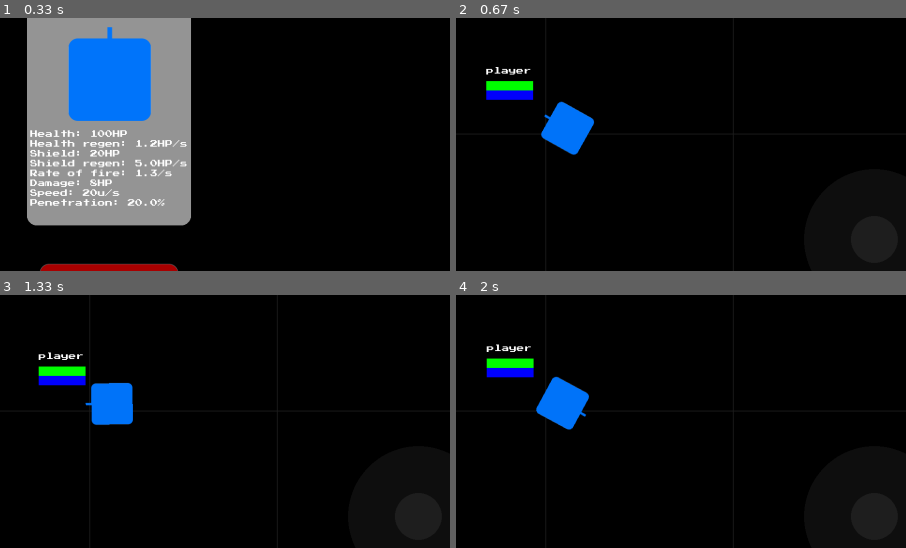
Above: before the commit, frames 1-4 (two rows, left to right).
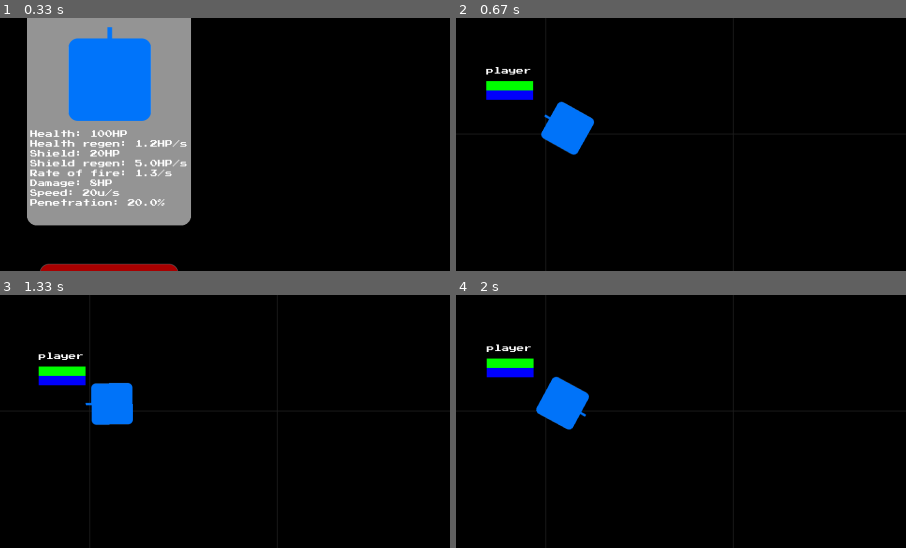
Above: after the commit, the same moments.

Repository: CaptainDeathead/ShapeRoyale
Game: pygame game, started from main.py
Two runs of this game, one before a commit and one after it. Both use one fixed random seed, a clock stepped at 60 frames per second and the inputs below.
Inputs (mouse positions are % of the whole screen's width and height, from its top left):
- Up to frame 1 (0.33 s): no input
- Up to frame 2 (0.67 s): tap Enter at 0.33 s
- Up to frame 3 (1.33 s): click "player" at 0.72 s; hold Right from 1 s (still down); move the mouse to (26, 51) at 1.03 s; tap Space at 1.07 s
- Up to frame 4 (2 s): tap Space at 1.37, 1.62, 1.95 s; release Right at 1.47 s; hold Up 1.55-1.85 s; move the mouse to (19, 35) at 1.58 s; hold Right from 1.88 s (still down); move the mouse to (87, 85) at 1.92 s
The pictures show only the part of the screen within x 38-88%, y 28-78%; the shares and areas given below are measured in that part.

Frame 1 is identical in both runs. In frame 2, 1.5% of the frame differs, in the area x 87-99%, y 78-97%; in frame 3, 1.5%; in frame 4, 1.5%.

Commit message:
Remove aim joystick, exit on touchinput test

Diff:
--- a/main.py
+++ b/main.py
@@ -328,7 +328,7 @@
         self.has_done_bonus_powerups = False
 
         self.movement_joystick = TouchJoystick(self.screen, (300, self.screen.height - 300))
-        self.aim_joystick = TouchJoystick(self.screen, (self.screen.width - 300, self.screen.height - 300))
+        #self.aim_joystick = TouchJoystick(self.screen, (self.screen.width - 300, self.screen.height - 300))
 
         #self.leaderboard = Leaderboard(self.screen, self.manager, [self.player_lb_info(player) for player in self.players])
         #self.leaderboard.window.hide()
@@ -853,9 +853,9 @@
                     self.player.move_down(self.movement_joystick.joy_y * dt)
                     self.player.rotation = -self.movement_joystick.joy_angle - 90
 
-                if self.aim_joystick.joy_x != 0 or self.aim_joystick.joy_y != 0:
-                    self.player.rotation = -self.aim_joystick.joy_angle - 90
-                    self.player.shoot()
+                #if self.aim_joystick.joy_x != 0 or self.aim_joystick.joy_y != 0:
+                #    self.player.rotation = -self.aim_joystick.joy_angle - 90
+                #    self.player.shoot()
 
                 if self.client is not None:
                     if not self.spectating:
@@ -1086,7 +1086,7 @@
             self.screen.blit(self.minimap_surf, (self.WIDTH - 250, 50))
 
             self.movement_joystick.draw(fingermotion_events)
-            self.aim_joystick.draw(fingermotion_events)
+            #self.aim_joystick.draw(fingermotion_events)
 
             if self.spectating:
                 self.screen.blit(self.spectating_lbl, (self.WIDTH / 2 - self.spectating_lbl.width / 2, 50))
